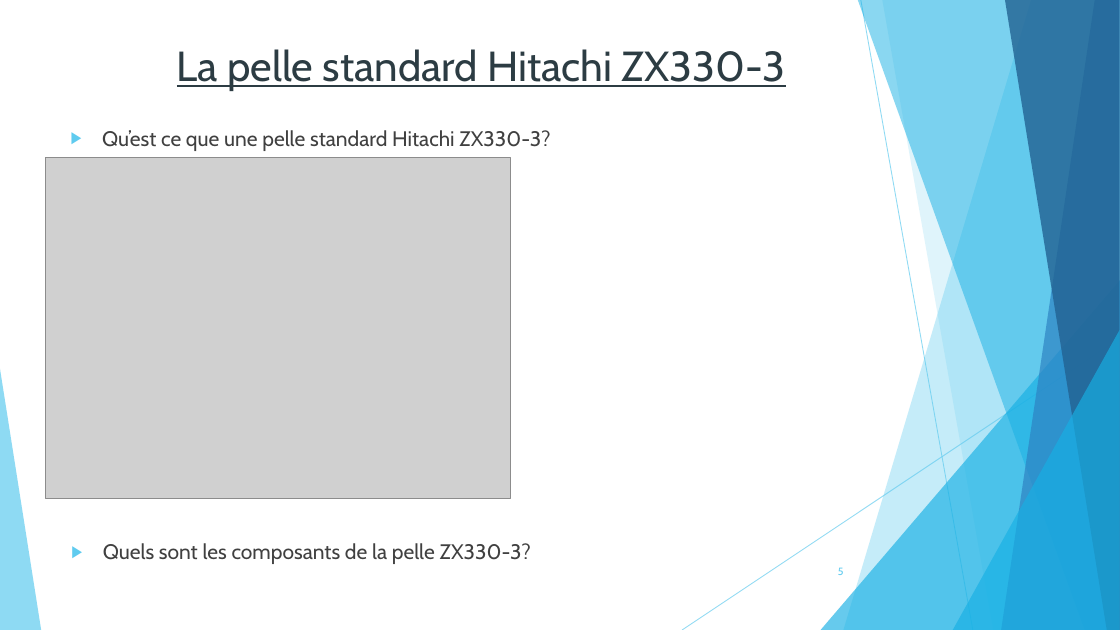
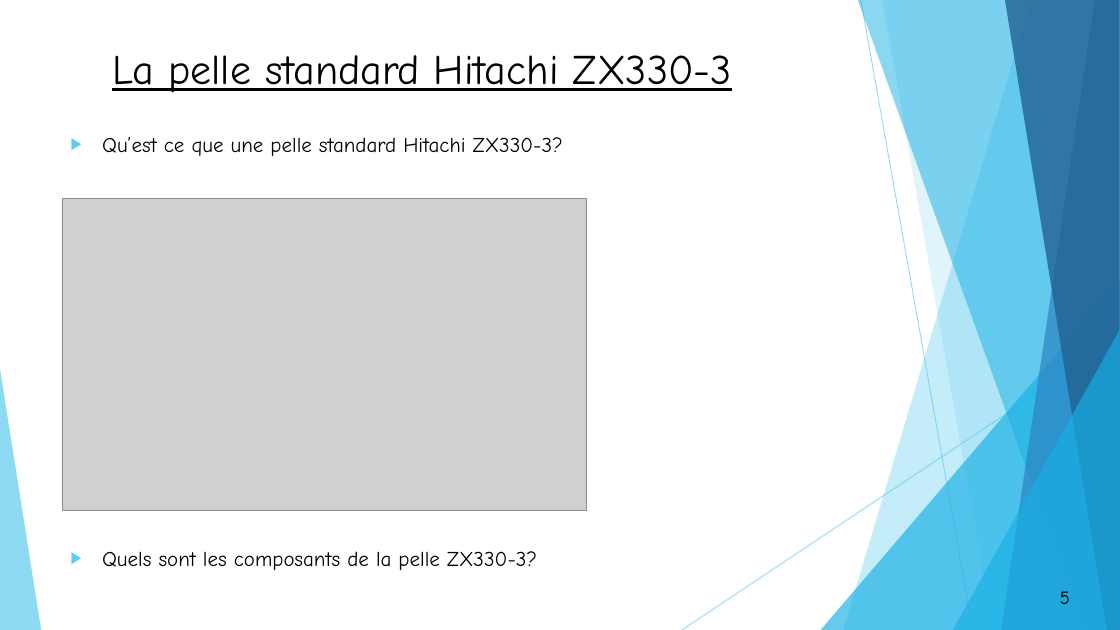
Before and after one commit to OussamaTeyib/PFE_2024, a slide deck: slide 5 of Présentation.pptx. Drawn at 1120x630 pixels with LibreOffice and Linux fonts; fonts in the diff are those of the drawing; grey boxes stand for pictures. Boxes give left, top, right and bottom in pixels: in the first picture for what was removed or moved away, otherwise in the second. Text is boxed around its words. In the diff, an @@ line names an element or a change of style, - is before the commit and + after.

```diff
--- a/Présentation.pptx
+++ b/Présentation.pptx
@@ title "La pelle standard Hitachi ZX330-3" at [112, 55, 732, 93]: font Cabin to Comic Neue, text colour #2C3C43 to #000000 @@
@@ text "Qu’est ce que une pelle ..." at [102, 137, 563, 156]: font Cabin to Comic Neue, text colour #404040 to #000000 @@
@@ text "Qu’est ce que une pelle ...": place and size @@
-text "Qu’est ce que une pelle ..." at [102, 130, 550, 151]
+text "Qu’est ce que une pelle ..." at [102, 137, 563, 156]
@@ picture: place and size @@
-picture at [45, 158, 510, 499]
+picture at [62, 198, 586, 510]
@@ text "Quels sont les composants de ..." at [102, 551, 537, 570]: font Cabin to Comic Neue, text colour #404040 to #000000 @@
@@ page number: place and size @@
-page number at [838, 567, 844, 575]
+page number at [1032, 581, 1098, 614]
@@ page number at [1032, 581, 1098, 614]: size 9 to 16 pt, font Cabin to Comic Neue, text colour #5FCBEF to #000000; alignment right to centre; fill none to #FFFFFF; outline none to #000000 1.5 pt @@
```
Also in this commit, not shown: 22 other slides changed, 1 slide added, 1 slide removed, 5 other files.
